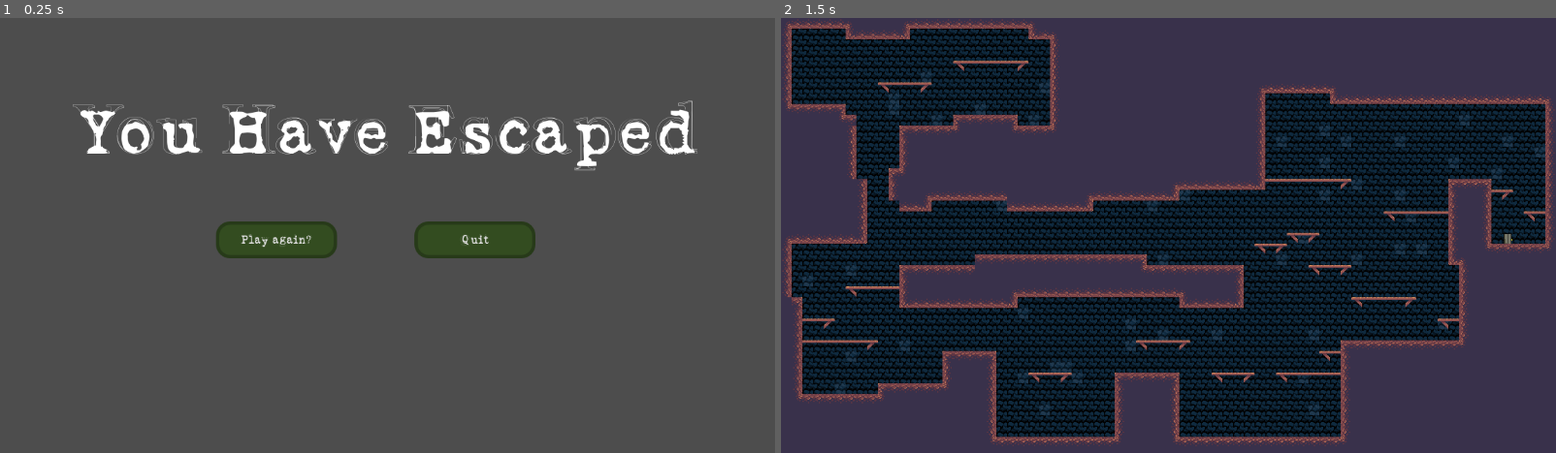
Above: before the commit, frames 1-2 (left to right).
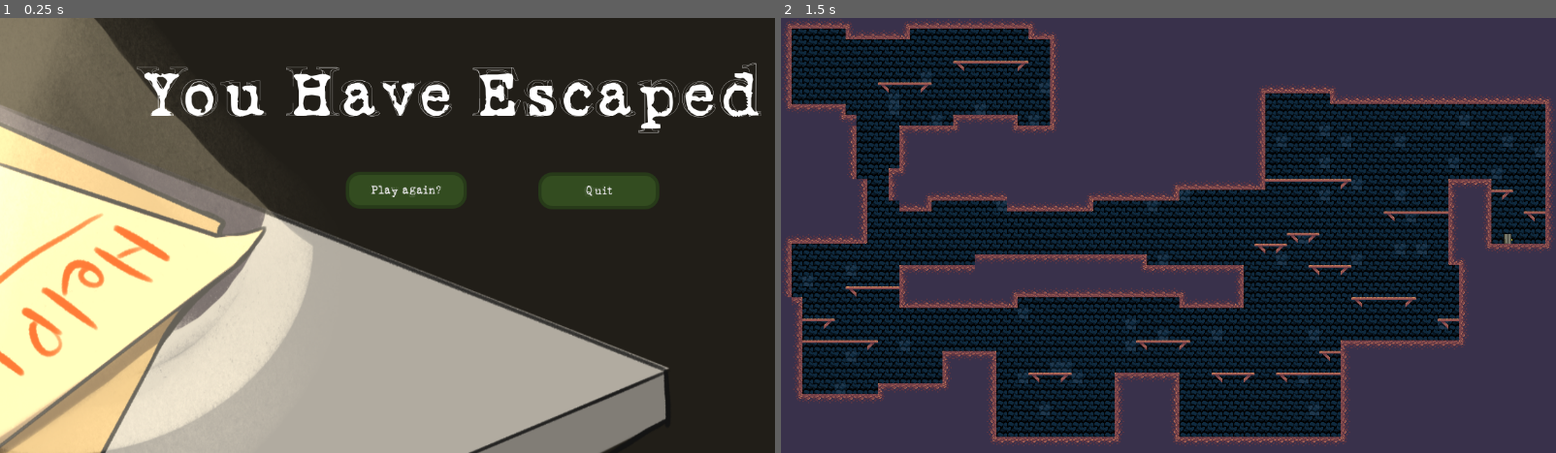
Above: after the commit, the same moments.

Repository: hemaddddd/FinalProjectGame
Game: Godot game, scene res://main menu/end.tscn
Two runs of this game, one before a commit and one after it. Both use one fixed random seed, a clock stepped at 60 frames per second and the inputs below. The project has no main scene, so this scene is started directly.
Inputs:
- Up to frame 1 (0.25 s): no input
- Up to frame 2 (1.5 s): click "Play again?" at 0.5 s; tap Enter at 1.25 s

The runs differ from the first frame. In frame 1, 96% of the frame differs, in the area x 0-100%, y 0-100%; in frame 2, nothing differs.

Commit message:
rechange

Diff:
--- a/FinalProjectGame/main menu/end.tscn
+++ b/FinalProjectGame/main menu/end.tscn
@@ -1,6 +1,7 @@
-[gd_scene load_steps=4 format=3 uid="uid://dpkquncdsgt4f"]
+[gd_scene load_steps=5 format=3 uid="uid://dpkquncdsgt4f"]
 
 [ext_resource type="Script" path="res://main menu/end.gd" id="1_w7j6u"]
+[ext_resource type="Texture2D" uid="uid://2ryshi5g2511" path="res://end.PNG" id="2_15rhi"]
 [ext_resource type="FontFile" uid="uid://whjeinj0y5gd" path="res://Fluox___.ttf" id="2_sfp5y"]
 [ext_resource type="Theme" uid="uid://bf1gcjax54hvg" path="res://theme/theme.tres" id="3_s0ayu"]
 
@@ -13,12 +14,24 @@
 grow_vertical = 2
 script = ExtResource("1_w7j6u")
 
+[node name="TextureRect" type="TextureRect" parent="."]
+layout_mode = 1
+anchors_preset = 15
+anchor_right = 1.0
+anchor_bottom = 1.0
+grow_horizontal = 2
+grow_vertical = 2
+texture = ExtResource("2_15rhi")
+
 [node name="Label" type="Label" parent="."]
 layout_mode = 1
 anchors_preset = 15
 anchor_right = 1.0
 anchor_bottom = 1.0
-offset_bottom = -312.0
+offset_left = 206.0
+offset_top = -54.0
+offset_right = -17.0
+offset_bottom = -370.0
 grow_horizontal = 2
 grow_vertical = 2
 theme_override_fonts/font = ExtResource("2_sfp5y")
@@ -29,19 +42,19 @@
 
 [node name="replay" type="Button" parent="."]
 layout_mode = 0
-offset_left = 321.0
-offset_top = 303.0
-offset_right = 501.0
-offset_bottom = 358.0
+offset_left = 514.0
+offset_top = 229.0
+offset_right = 694.0
+offset_bottom = 284.0
 theme = ExtResource("3_s0ayu")
 text = "Play again?"
 
 [node name="quit" type="Button" parent="."]
 layout_mode = 0
-offset_left = 616.0
-offset_top = 303.0
-offset_right = 796.0
-offset_bottom = 358.0
+offset_left = 800.0
+offset_top = 230.0
+offset_right = 980.0
+offset_bottom = 285.0
 theme = ExtResource("3_s0ayu")
 text = "Quit"
 
Binary file added: FinalProjectGame/end.PNG
Not shown, added: FinalProjectGame/end.PNG.import
